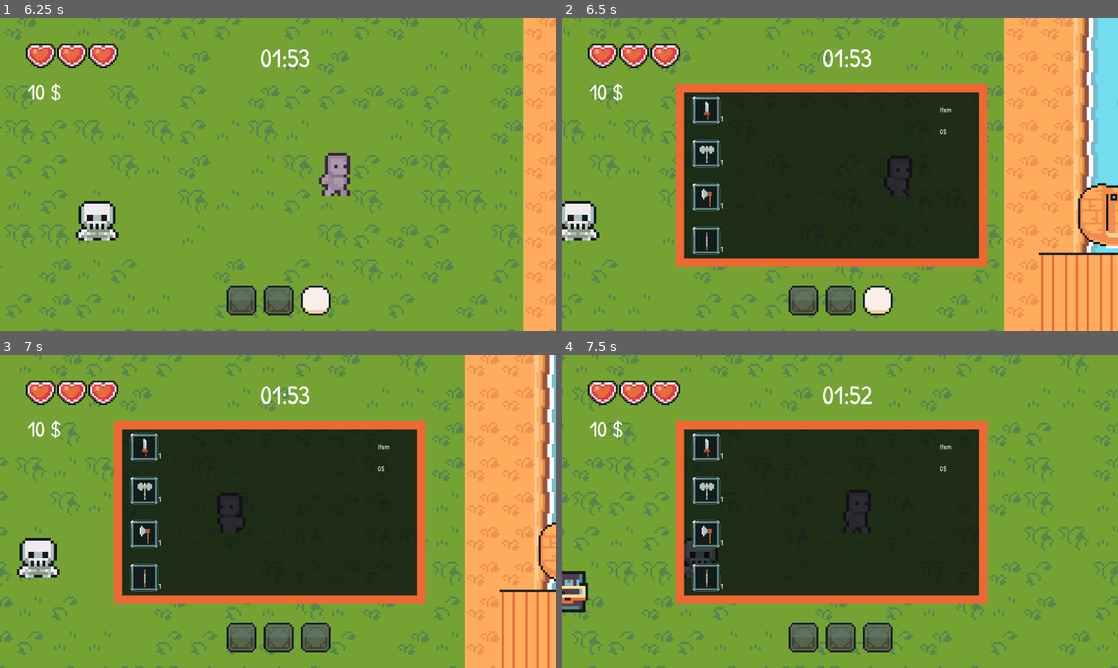
Above: before the commit, frames 1-4 (two rows, left to right).
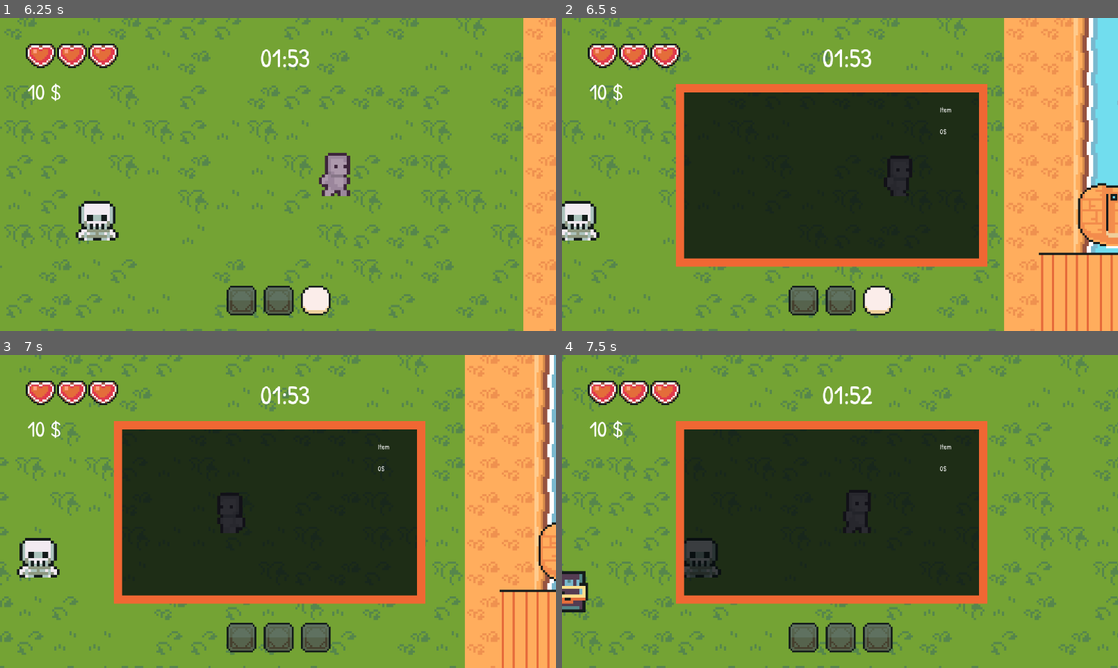
Above: after the commit, the same moments.

Repository: NileKnight1/tycoon
Game: Godot game, scene res://scenes/game.tscn
Same seed, same stepped clock (60 frames per second), same inputs: the game is played once before the commit and once after it.
Inputs (mouse positions are in pixels of both pictures, inside the frame that each line leads up to):
- Up to frame 1 (6.25 s): click (239, 299) at 0.5 s; click (278, 299) at 1.25 s; click (316, 299) at 2 s; tap Enter (ui_accept) at 2.75, 3.02, 3.77, 5.27, 6.02 s; move the mouse to (400, 158) at 2.77 s; hold D (right) 2.78-4.28 s; click (400, 158) at 2.85 s; move the mouse to (166, 190) at 3.52 s; tap E (interact) at 3.6 s; move the mouse to (333, 105) at 4.27 s; hold A (left) 4.28-5.03 s; hold Shift (sprint) 4.28-5.03 s; move the mouse to (250, 237) at 5.02 s; hold D (right) from 5.03 s (still down); tap 1 (t1) at 5.1 s; move the mouse to (444, 221) at 5.77 s; tap 2 (t2) at 5.85 s
- Up to frame 2 (6.5 s): keep holding D (right); tap Q (inventory) at 6.4 s
- Up to frame 3 (7 s): move the mouse to (111, 464) at 6.52 s; release D (right) at 6.53 s; hold A (left) from 6.53 s (still down); tap 3 (t3) at 6.6 s; tap Enter (ui_accept) at 6.77 s
- Up to frame 4 (7.5 s): move the mouse to (867, 511) at 7.27 s; release A (left) at 7.28 s; hold D (right) from 7.28 s (still down); tap Alt at 7.35 s

Frame 1 is identical in both runs. In frame 2, 0.8% of the frame differs, in the area x 23-29%, y 24-76%; in frame 3, 0.8%; in frame 4, 0.9%.

Commit message:
Finished weapons purchasing

Diff:
--- a/scenes/game.tscn
+++ b/scenes/game.tscn
@@ -946,23 +946,53 @@
 tile_map_data = PackedByteArray("AAD+/wEAAgAKAAMAAAD//wEAAgAKAAMAAAD9/wEAAgAKAAMAAAAAAAEAAgAKAAMAAAABAAEAAgAKAAMAAAACAA …(6880 unchanged characters)…
 tile_set = SubResource("TileSet_suyxu")
 
-[node name="back" type="Button" parent="house" unique_id=109159868]
-offset_left = -114.0
-offset_top = -53.0
-offset_right = 234.0
-offset_bottom = 227.0
-scale = Vector2(0.1, 0.1)
-theme_override_fonts/font = ExtResource("8_gee14")
-theme_override_font_sizes/font_size = 200
-text = "Back
-"
-flat = true
+[node name="Node2D" type="Node2D" parent="house" unique_id=1274120403]
+
+[node name="back" type="TextureButton" parent="house/Node2D" unique_id=363186665]
+anchors_preset = -1
+anchor_left = 0.91200006
+anchor_top = 0.44700003
+anchor_right = 0.91200006
+anchor_bottom = 0.44700003
+offset_left = 57.0
+offset_top = -26.0
+offset_right = 1091.782
+offset_bottom = 841.46106
+grow_horizontal = 2
+grow_vertical = 2
+scale = Vector2(0.021956729, 0.053384647)
+focus_mode = 0
+texture_normal = ExtResource("14_bt5mj")
+texture_pressed = ExtResource("15_e1j6l")
+texture_hover = ExtResource("16_pl11u")
+texture_disabled = ExtResource("17_bhx41")
+stretch_mode = 5
 metadata/_edit_use_anchors_ = true
 
-[node name="Node2D" type="Node2D" parent="house" unique_id=1274120403]
+[node name="Label" type="Label" parent="house/Node2D/back" unique_id=1034900381]
+z_index = 2
+z_as_relative = false
+layout_mode = 1
+anchors_preset = 8
+anchor_left = 0.5
+anchor_top = 0.5
+anchor_right = 0.5
+anchor_bottom = 0.5
+offset_left = 1486.546
+offset_top = 146.26947
+offset_right = 4081.2817
+offset_bottom = 556.2695
+grow_horizontal = 2
+grow_vertical = 2
+rotation = 3.1415927
+scale = Vector2(1.1623987, 0.6574211)
+theme_override_fonts/font = ExtResource("18_e1j6l")
+theme_override_font_sizes/font_size = 300
+text = "➥"
+horizontal_alignment = 1
+vertical_alignment = 1
 
 [node name="add worker" type="TextureButton" parent="house/Node2D" unique_id=1946462]
-visible = false
 anchors_preset = -1
 anchor_left = 0.91200006
 anchor_top = 0.44700003
@@ -1006,7 +1036,6 @@
 vertical_alignment = 1
 
 [node name="Weapons" type="TextureButton" parent="house/Node2D" unique_id=1072734176]
-visible = false
 anchors_preset = -1
 anchor_left = 0.91200006
 anchor_top = 0.44700003
@@ -1050,7 +1079,6 @@
 vertical_alignment = 1
 
 [node name="Unknown" type="TextureButton" parent="house/Node2D" unique_id=1470608469]
-visible = false
 anchors_preset = -1
 anchor_left = 0.91200006
 anchor_top = 0.44700003
@@ -1094,7 +1122,6 @@
 vertical_alignment = 1
 
 [node name="Unknown2" type="TextureButton" parent="house/Node2D" unique_id=1408173123]
-visible = false
 anchors_preset = -1
 anchor_left = 0.91200006
 anchor_top = 0.44700003
@@ -1138,6 +1165,7 @@
 vertical_alignment = 1
 
 [node name="wlist" type="Node2D" parent="house/Node2D" unique_id=1224804778]
+visible = false
 
 [node name="w1" type="TextureButton" parent="house/Node2D/wlist" unique_id=635053440]
 anchors_preset = -1
@@ -1311,7 +1339,7 @@
 horizontal_alignment = 1
 vertical_alignment = 1
 
-[node name="back" type="TextureButton" parent="house/Node2D/wlist" unique_id=363186665]
+[node name="back2" type="TextureButton" parent="house/Node2D/wlist" unique_id=225195558]
 anchors_preset = -1
 anchor_left = 0.91200006
 anchor_top = 0.44700003
@@ -1332,7 +1360,7 @@
 stretch_mode = 5
 metadata/_edit_use_anchors_ = true
 
-[node name="Label" type="Label" parent="house/Node2D/wlist/back" unique_id=1034900381]
+[node name="Label" type="Label" parent="house/Node2D/wlist/back2" unique_id=1319905861]
 z_index = 2
 z_as_relative = false
 layout_mode = 1
@@ -1342,9 +1370,9 @@
 anchor_right = 0.5
 anchor_bottom = 0.5
 offset_left = 1486.546
-offset_top = 146.95697
+offset_top = 146.26947
 offset_right = 4081.2817
-offset_bottom = 556.957
+offset_bottom = 556.2695
 grow_horizontal = 2
 grow_vertical = 2
 rotation = 3.1415927
@@ -1381,15 +1409,33 @@
 [connection signal="toggled" from="gui/taskbar/button1" to="." method="_on_button_1_toggled"]
 [connection signal="toggled" from="gui/taskbar/button2" to="." method="_on_button_2_toggled"]
 [connection signal="toggled" from="gui/taskbar/button3" to="." method="_on_button_3_toggled"]
-[connection signal="pressed" from="house/back" to="." method="_on_back_pressed"]
+[connection signal="button_down" from="house/Node2D/back" to="." method="_on_back_button_down"]
+[connection signal="button_up" from="house/Node2D/back" to="." method="_on_back_button_up"]
+[connection signal="pressed" from="house/Node2D/back" to="." method="_on_back_pressed"]
 [connection signal="button_down" from="house/Node2D/add worker" to="." method="_on_add_worker_button_down"]
 [connection signal="button_up" from="house/Node2D/add worker" to="." method="_on_add_worker_button_up"]
 [connection signal="pressed" from="house/Node2D/add worker" to="." method="_on_add_pressed"]
 [connection signal="button_down" from="house/Node2D/Weapons" to="." method="_on_weapons_button_down"]
 [connection signal="button_up" from="house/Node2D/Weapons" to="." method="_on_weapons_button_up"]
+[connection signal="pressed" from="house/Node2D/Weapons" to="." method="_on_weapons_pressed"]
 [connection signal="button_down" from="house/Node2D/Unknown" to="." method="_on_add_worker_button_down"]
 [connection signal="button_up" from="house/Node2D/Unknown" to="." method="_on_add_worker_button_up"]
 [connection signal="pressed" from="house/Node2D/Unknown" to="." method="_on_add_pressed"]
 [connection signal="button_down" from="house/Node2D/Unknown2" to="." method="_on_add_worker_button_down"]
 [connection signal="button_up" from="house/Node2D/Unknown2" to="." method="_on_add_worker_button_up"]
 [connection signal="pressed" from="house/Node2D/Unknown2" to="." method="_on_add_pressed"]
+[connection signal="button_down" from="house/Node2D/wlist/w1" to="." method="_on_w_1_button_down"]
+[connection signal="button_up" from="house/Node2D/wlist/w1" to="." method="_on_w_1_button_up"]
+[connection signal="pressed" from="house/Node2D/wlist/w1" to="." method="_on_w_1_pressed"]
+[connection signal="button_down" from="house/Node2D/wlist/w2" to="." method="_on_w_2_button_down"]
+[connection signal="button_up" from="house/Node2D/wlist/w2" to="." method="_on_w_2_button_up"]
+[connection signal="pressed" from="house/Node2D/wlist/w2" to="." method="_on_w_2_pressed"]
+[connection signal="button_down" from="house/Node2D/wlist/w3" to="." method="_on_w_3_button_down"]
+[connection signal="button_up" from="house/Node2D/wlist/w3" to="." method="_on_w_3_button_up"]
+[connection signal="pressed" from="house/Node2D/wlist/w3" to="." method="_on_w_3_pressed"]
+[connection signal="button_down" from="house/Node2D/wlist/w4" to="." method="_on_w_4_button_down"]
+[connection signal="button_up" from="house/Node2D/wlist/w4" to="." method="_on_w_4_button_up"]
+[connection signal="pressed" from="house/Node2D/wlist/w4" to="." method="_on_w_4_pressed"]
+[connection signal="button_down" from="house/Node2D/wlist/back2" to="." method="_on_back_2_button_down"]
+[connection signal="button_up" from="house/Node2D/wlist/back2" to="." method="_on_back_2_button_up"]
+[connection signal="pressed" from="house/Node2D/wlist/back2" to="." method="_on_back_2_pressed"]
--- a/scripts/game.gd
+++ b/scripts/game.gd
@@ -34,8 +34,17 @@
 @onready var cat_scene = preload("res://objects/cat.tscn")
 @onready var cat_script = preload("res://scripts/cat.gd")
 
+@onready var house_ = $house/Node2D
+
+@onready var house_0 = $house/Node2D/back/Label
 @onready var house_1 = $"house/Node2D/add worker/Label"
-@onready var house_2 = $"house/Node2D/Weapons//Label"
+@onready var house_2 = $"house/Node2D/Weapons/Label"
+
+@onready var w0 = $house/Node2D/wlist/back2/Label
+@onready var w1 = $house/Node2D/wlist/w1/Label
+@onready var w2 = $house/Node2D/wlist/w2/Label
+@onready var w3 = $house/Node2D/wlist/w3/Label
+@onready var w4 = $house/Node2D/wlist/w4/Label
 
 
 
@@ -311,16 +320,64 @@
 
 func _on_add_worker_button_up() -> void:
 	house_1.position.y = 275
-
 func _on_add_worker_button_down() -> void:
 	house_1.position.y = 330
-
 func _on_weapons_button_down() -> void:
 	house_2.position.y = 330
-
 func _on_weapons_button_up() -> void:
 	house_2.position.y = 275
 
 
 func _on_weapons_pressed() -> void:
-	pass # Replace with function body.
+	house_sw()
+func _on_back_2_pressed() -> void:
+	house_sw()
+
+func house_sw():
+	for child in house_.get_children():
+		if child.visible: child.visible = 0
+		else: child.visible = 1
+
+func _on_w_1_button_up() -> void: w1.position.y = 275
+func _on_w_1_button_down() -> void: w1.position.y = 330
+func _on_w_2_button_up() -> void: w2.position.y = 275
+func _on_w_2_button_down() -> void: w2.position.y = 330
+func _on_w_3_button_down() -> void: w3.position.y = 330
+func _on_w_3_button_up() -> void: w3.position.y = 275
+func _on_w_4_button_down() -> void: w4.position.y = 330
+func _on_w_4_button_up() -> void: w4.position.y = 275
+
+func _on_back_2_button_up() -> void:  w0.position.y = 580
+func _on_back_2_button_down() -> void: w0.position.y = 610
+func _on_back_button_up() -> void: house_0.position.y = 580
+func _on_back_button_down() -> void: house_0.position.y = 610
+
+func _on_w_1_pressed() -> void: buy_w(1)
+func _on_w_2_pressed() -> void: buy_w(2)
+func _on_w_3_pressed() -> void: buy_w(3)
+func _on_w_4_pressed() -> void: buy_w(4)
+
+
+
+func buy_w(num):
+	match num:
+		1:
+			if global.currency >= 10:
+				global.update_currency(-10)
+				inventory.refresh_currency()
+				inventory._update_inventory("Stick", 1)
+		2:
+			if global.currency >= 50:
+				global.update_currency(-50)
+				inventory.refresh_currency()
+				inventory._update_inventory("Knife", 1)
+		3:
+			if global.currency >= 100:
+				global.update_currency(-100)
+				inventory.refresh_currency()
+				inventory._update_inventory("Small Axe", 1)
+		4:
+			if global.currency >= 200:
+				global.update_currency(-200)
+				inventory.refresh_currency()
+				inventory._update_inventory("Axe", 1)
--- a/scripts/inventory.gd
+++ b/scripts/inventory.gd
@@ -41,12 +41,12 @@
 
 func _ready() -> void:
 	global.inventory = self
-
-	_update_inventory("Knife", 1)
-	_update_inventory("Axe", 1)
-	_update_inventory("Small Axe", 1)
-	_update_inventory("Stick", 1)
-
+	#
+	#_update_inventory("Knife", 1)
+	#_update_inventory("Axe", 1)
+	#_update_inventory("Small Axe", 1)
+	#_update_inventory("Stick", 1)
+	#
 
 	#print(inventory_items[")
 
